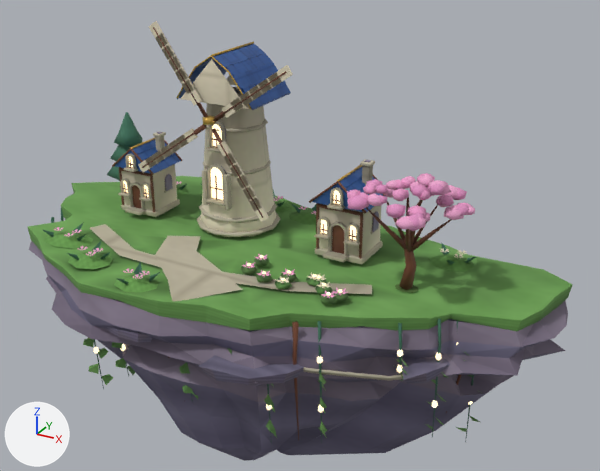
The glTF model public/assets/models/environment/sky-windmill-final-v1-balanced.glb, before and after one commit.
Both versions are drawn from a 50 mm camera at (12.4, -19.35, 10.27) aimed at (1.34, 0.76, 0.21). The lights are fixed; the arrows at lower left show +X, +Y and +Z. The picture after the commit comes second. Vertices at exactly the same position are counted once.

The scene before the commit, as lines of its bpy script (objects in view):
```python
me_hamlet_fractured_cliff_031 = bpy.data.meshes.new('hamlet_fractured_cliff.031')
me_hamlet_fractured_cliff_031.from_pydata(...)  # 7673 vertices, 11234 faces; spans x -8.6..9.3, y -4.7..4.6, z -7.0..6.4
me_hamlet_fractured_cliff_031.materials.append(mat_deep_evergreen_foliage)
me_hamlet_fractured_cliff_031.materials.append(mat_lavender_layered_cliff)
me_hamlet_fractured_cliff_031.materials.append(mat_meadow_and_moss)
me_hamlet_fractured_cliff_031.materials.append(mat_warm_carved_timber)
me_hamlet_fractured_cliff_031.materials.append(mat_carved_sandstone)
me_hamlet_fractured_cliff_031.materials.append(mat_ivory_limestone)
me_hamlet_fractured_cliff_031.materials.append(mat_royal_blue_glazed_slate)
me_hamlet_fractured_cliff_031.materials.append(mat_brushed_antique_gold)
me_hamlet_fractured_cliff_031.materials.append(mat_warm_lit_glass)
me_hamlet_fractured_cliff_031.materials.append(mat_sakura_blossom_clusters)
ob_sky_windmill_final_v1 = bpy.data.objects.new('sky-windmill-final-v1', me_hamlet_fractured_cliff_031)
ob_sky_windmill_final_v1.location = (0.0, 0.0, 0.0)
```
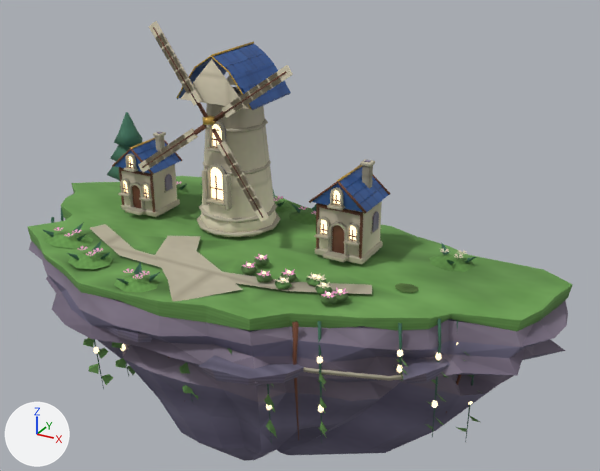
What changed in the scene script:
```text
Change me_hamlet_fractured_cliff_031:
    used by ob_sky_windmill_final_v1; location = (0.0, 0.0, 0.0)
    remove me_hamlet_fractured_cliff_031.from_pydata(...)  # 7673 vertices, 11234 faces; spans x -8.6..9.3, y -4.7..4.6, z -7.0..6.4
    add me_hamlet_fractured_cliff_031.from_pydata(...)  # 6897 vertices, 9938 faces; spans x -8.6..9.3, y -4.7..4.6, z -7.0..6.4
    me_hamlet_fractured_cliff_031 part 1: 64 loose pieces with 776 vertices, spanning x 3.8..7.0, y -2.1..0.8, z 0.0..3.3, are deleted
```

What differs and where, as boxes [x1, y1, x2, y2] in the pictures (600 x 471 px):
part 1 of me_hamlet_fractured_cliff_031, deleted (pink)
    before: [347, 173, 475, 290]
